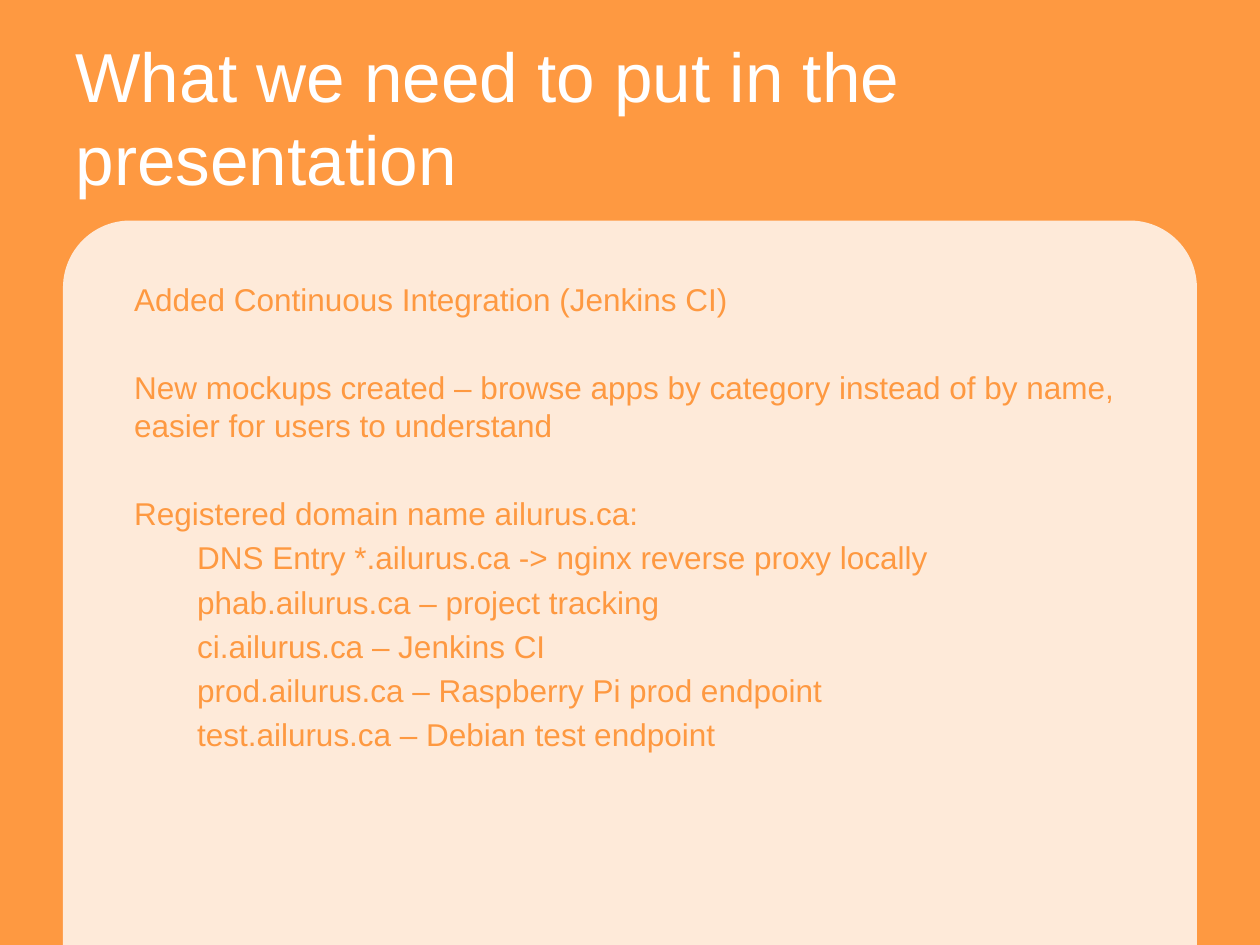
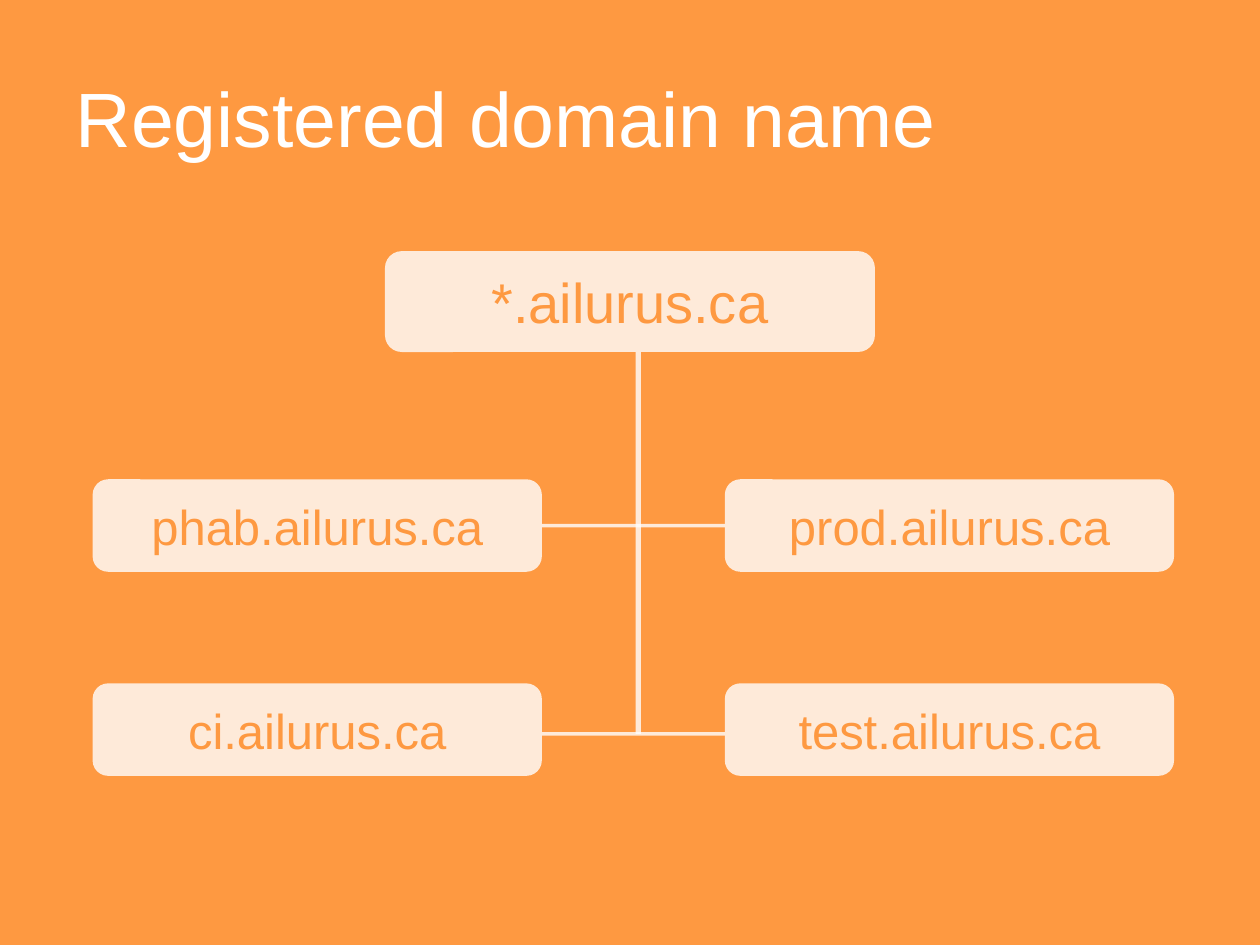
Before and after one commit to ailurus-server/ailurus-device, a slide deck: slide 8 of documents/final_demo.pptx (slide 2 before the commit). Drawn at 1260x945 pixels with LibreOffice and Linux fonts; fonts in the diff are those of the drawing. Boxes give left, top, right and bottom in pixels: in the first picture for what was removed or moved away, otherwise in the second. Text is boxed around its words. In the diff, an @@ line names an element or a change of style, - is before the commit and + after.

```diff
--- a/documents/final_demo.pptx
+++ b/documents/final_demo.pptx
@@ title at (76, 91, 936, 162): text changed; size 39.6 to 44 pt @@
-What we need to put in the presentation
+Registered domain name
@@ round same rect removed at (63, 220, 1197, 945) @@
@@ rounded rectangle added at (386, 251, 876, 352), fill #FFFFFF at 80% opacity, 32 pt, text #FE9941 @@
+*.ailurus.ca
@@ text removed at (134, 288, 1114, 752) @@
-Added Continuous Integration (Jenkins CI)
-New mockups created – browse apps by category instead of by name, easier for users to understand
-Registered domain name ailurus.ca:
-DNS Entry *.ailurus.ca -> nginx reverse proxy locally
-phab.ailurus.ca – project tracking
-ci.ailurus.ca – Jenkins CI
-prod.ailurus.ca – Raspberry Pi prod endpoint
-test.ailurus.ca – Debian test endpoint
@@ line added from (639, 352) to (639, 733), #FFFFFF 3 pt @@
@@ rounded rectangle added at (93, 479, 543, 571), fill #FFFFFF at 80% opacity, 28 pt, text #FE9941 @@
+phab.ailurus.ca
@@ rounded rectangle added at (724, 479, 1174, 571), fill #FFFFFF at 80% opacity, 28 pt, text #FE9941 @@
+prod.ailurus.ca
@@ line added from (542, 525) to (724, 525), #FFFFFF 2 pt @@
@@ rounded rectangle added at (93, 683, 543, 775), fill #FFFFFF at 80% opacity, 28 pt, text #FE9941 @@
+ci.ailurus.ca
@@ rounded rectangle added at (724, 683, 1174, 775), fill #FFFFFF at 80% opacity, 28 pt, text #FE9941 @@
+test.ailurus.ca
@@ line added from (542, 733) to (724, 733), #FFFFFF 2 pt @@
```
Also in this commit, not shown: 2 other slides changed, 10 slides added, 11 slides removed.
